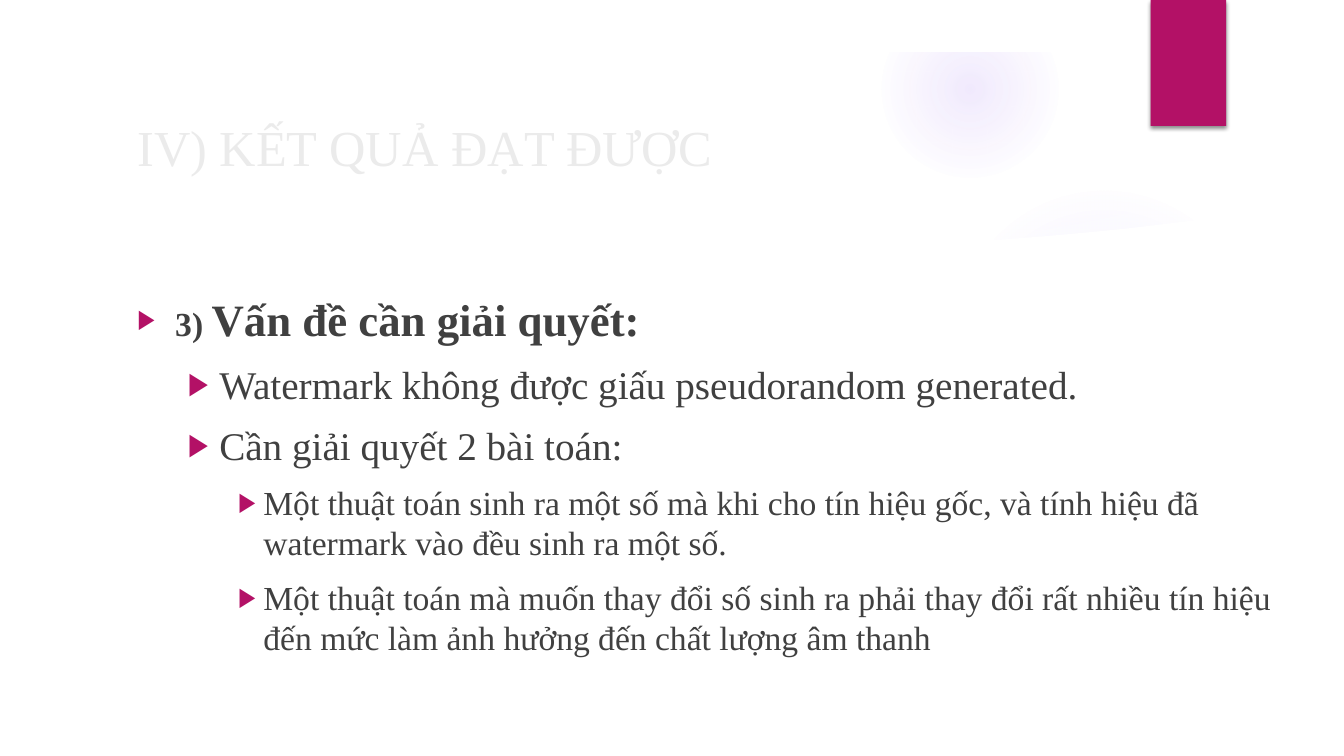
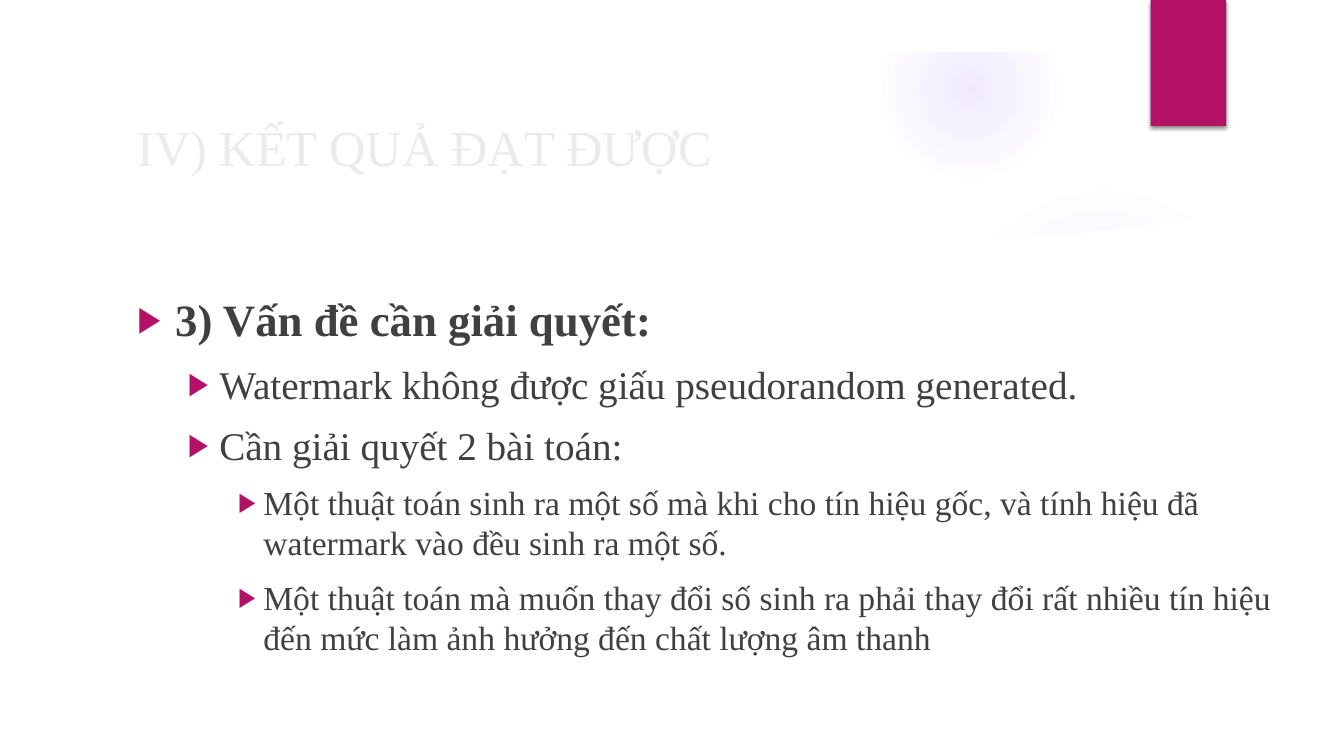
Before and after one commit to TruongThanhNam97/angular-audio, a slide deck: slide 34 of document/BC-LVTN.pptx. Drawn at 1344x756 pixels with LibreOffice and Linux fonts; fonts in the diff are those of the drawing; background and template pictures are left out. Boxes give left, top, right and bottom in pixels: in the first picture for what was removed or moved away, otherwise in the second. Text is boxed around its words. In the diff, an @@ line names an element or a change of style, - is before the commit and + after.

```diff
--- a/document/BC-LVTN.pptx
+++ b/document/BC-LVTN.pptx
@@ text at bbox=[175, 303, 651, 346]: size 24 to 32 pt in "3)" @@
```
Also in this commit, not shown: 8 other slides changed.
